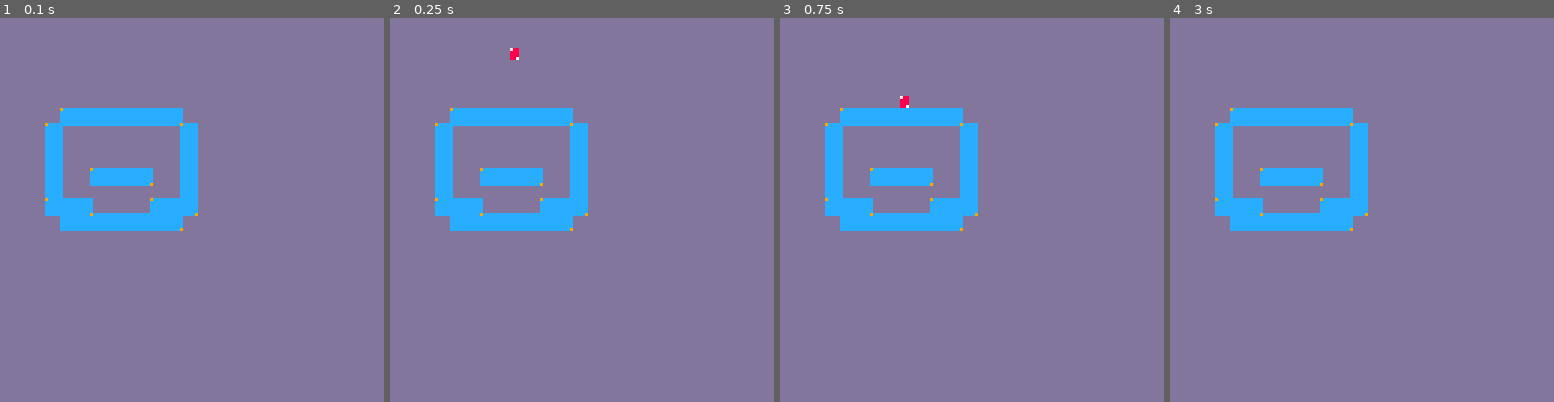
Above: before the commit, frames 1-4 (left to right).
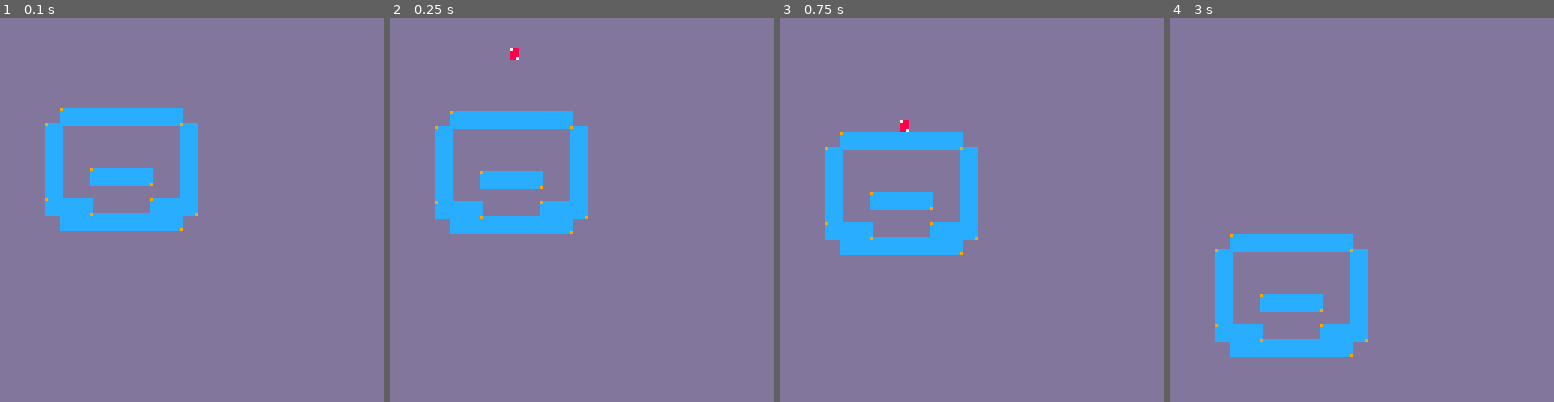
Above: after the commit, the same moments.

Repository: nucleartide/airship-prototype
Game: PICO-8 cartridge carts/flappy_airship.p8
Same seed, same stepped clock (60 frames per second), same inputs: the game is played once before the commit and once after it.
Inputs:
- Up to frame 1 (0.1 s): no input
- Up to frame 2 (0.25 s): no input
- Up to frame 3 (0.75 s): tap X (X key) at 0.33 s; tap O (Z key) at 0.7 s
- Up to frame 4 (3 s): tap X (X key) at 1.07, 1.85, 2.97 s; hold Right 1.6-2.1 s; tap O (Z key) every 0.4 s from 1.7 to 2.9 s; hold Up 2.15-2.42 s; hold Right from 2.47 s (still down)

Frame 1 is identical in both runs. In frame 2, 1.4% of the frame differs, in the area x 11-52%, y 23-57%; in frame 3, 9.0%; in frame 4, 13%, in the area x 11-52%, y 23-89%.

Commit message:
add airship sinking back in

Diff:
--- a/carts/flappy_airship.p8
+++ b/carts/flappy_airship.p8
@@ -316,7 +316,7 @@
 function airship_update(a)
   vec2_add_to(a.acc, a.vel)
   vec2_clamp_between(a.vel, a.min_vel, a.max_vel)
-  --vec2_add_to(a.vel, a.pos)
+  vec2_add_to(a.vel, a.pos)
   return a
 end
 
